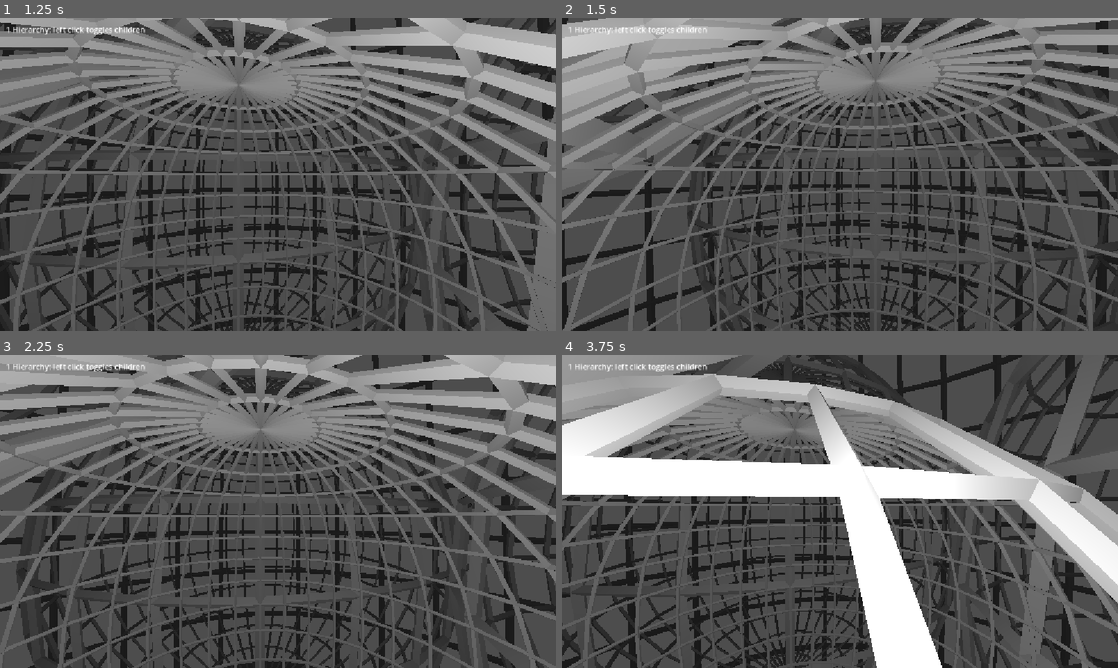
Above: before the commit, frames 1-4 (two rows, left to right).
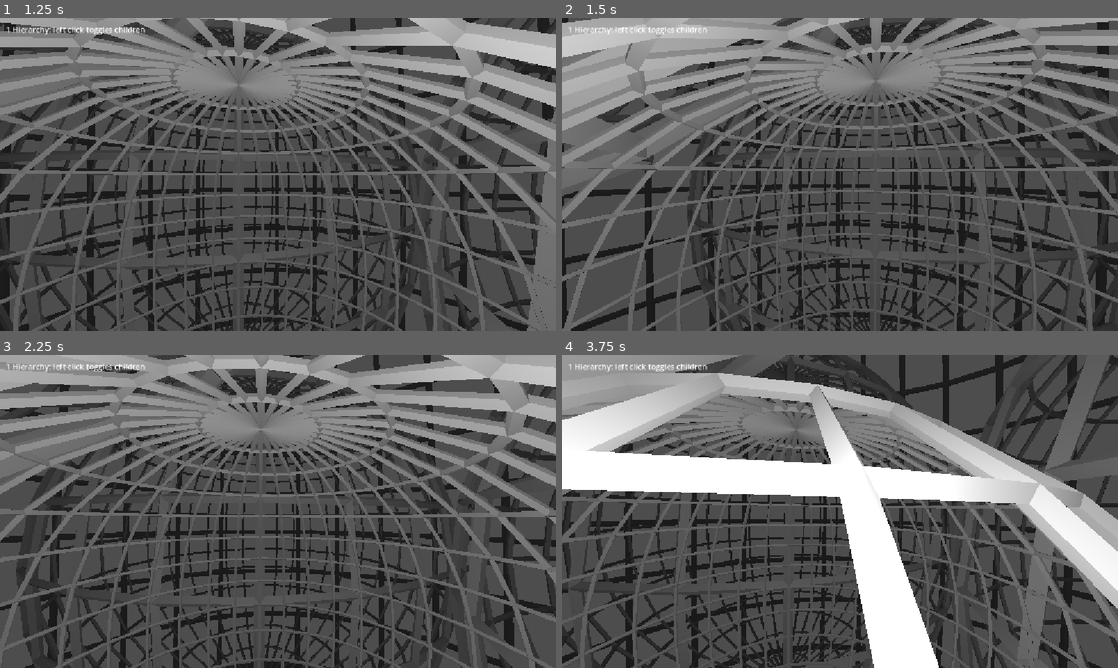
Above: after the commit, the same moments.

Repository: samuelvazan/the-machine-videogame
Game: Godot game, scene res://main.tscn
Same seed, same stepped clock (60 frames per second), same inputs: the game is played once before the commit and once after it.
Inputs (mouse positions are in pixels of both pictures, inside the frame that each line leads up to):
- Up to frame 1 (1.25 s): tap Enter at 0.5 s; move the mouse to (305, 174) at 0.52 s; tap Down (camRdown) at 0.6 s; click (305, 174) at 0.67 s; tap Left (camRleft) at 0.8 s
- Up to frame 2 (1.5 s): tap Space at 1.25 s; move the mouse to (812, 174) at 1.27 s; tap Left (camRleft) at 1.35 s; click (812, 174) at 1.42 s
- Up to frame 3 (2.25 s): tap Right (camRright) at 1.55, 2.1 s; tap Enter at 2 s; move the mouse to (289, 505) at 2.02 s; click (289, 505) at 2.17 s
- Up to frame 4 (3.75 s): tap Up (camRup) at 2.3, 2.85 s; tap Space at 2.75 s; move the mouse to (834, 517) at 2.77 s; click (834, 517) at 2.92 s; tap Down (camRdown) at 3.05 s; tap Enter at 3.5 s; move the mouse to (878, 514) at 3.52 s; tap S (camBackward) at 3.6 s; click (878, 514) at 3.67 s

Frame 1 is identical in both runs. In frame 2, 6.1% of the frame differs, in the area x 0-100%, y 0-100%; in frame 3, 10%; in frame 4, 22%.

Commit message:
camera rotation made fully local

Diff:
--- a/camera3d.gd
+++ b/camera3d.gd
@@ -23,15 +23,13 @@
 		Input.mouse_mode = Input.MOUSE_MODE_VISIBLE if Input.mouse_mode == Input.MOUSE_MODE_CAPTURED else Input.MOUSE_MODE_CAPTURED
 
 	if event is InputEventMouseMotion and Input.mouse_mode == Input.MOUSE_MODE_CAPTURED:
-		rotation.y -= event.relative.x * 0.003
-		rotation.x -= event.relative.y * 0.003
-		rotation.x = clamp(rotation.x, -1.5, 1.5)
+		rotate_object_local(Vector3.UP, -event.relative.x * 0.003)
+		rotate_object_local(Vector3.RIGHT, -event.relative.y * 0.003)
 
 func _process(delta):
 	if Input.mouse_mode == Input.MOUSE_MODE_VISIBLE: #If editor==true, rotate using arrow keys. Else, mouse position is used.
-		rotation.y -= Input.get_axis("camRleft", "camRright") * rotate_speed * delta
-		rotation.x -= Input.get_axis("camRup", "camRdown") * rotate_speed * delta
-		rotation.x = clamp(rotation.x, -1.5, 1.5)
+		rotate_object_local(Vector3.UP, -Input.get_axis("camRleft", "camRright") * rotate_speed * delta)
+		rotate_object_local(Vector3.RIGHT, -Input.get_axis("camRup", "camRdown") * rotate_speed * delta)
 	position += basis.x * Input.get_axis("camLeft", "camRight") * move_speed * delta
 	position += basis.y * Input.get_axis("camDown", "camUp") * move_speed * delta
 	position += -basis.z * Input.get_axis("camBackward", "camForward") * move_speed * delta
